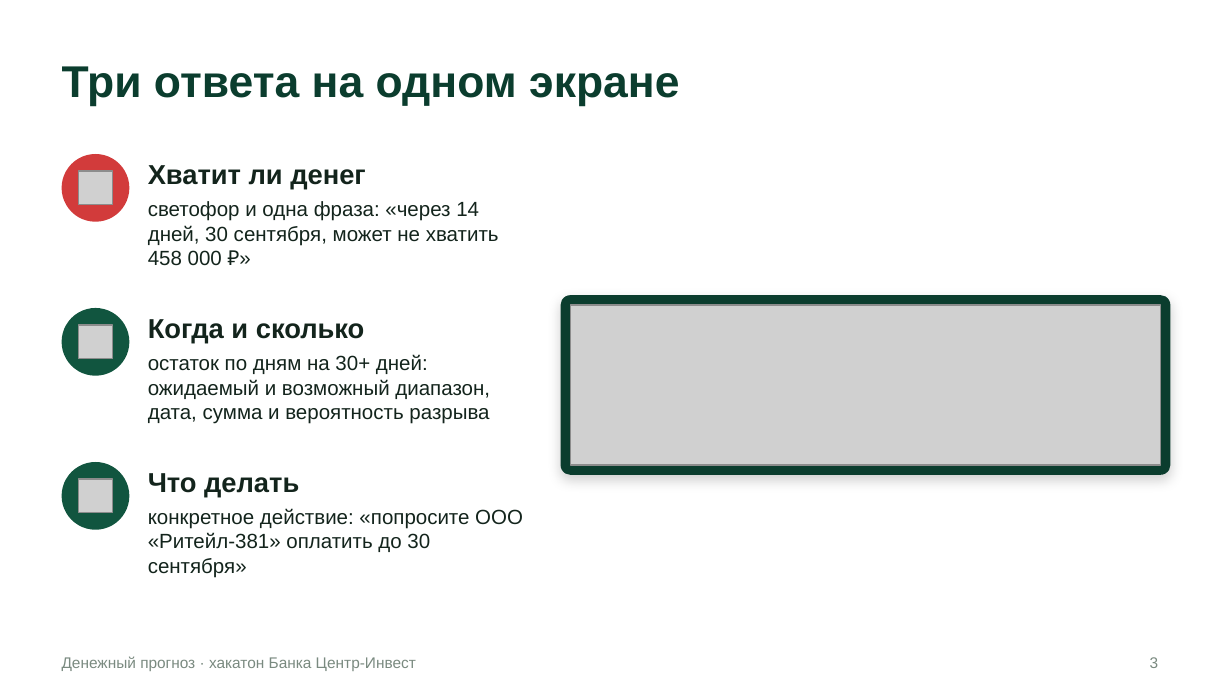
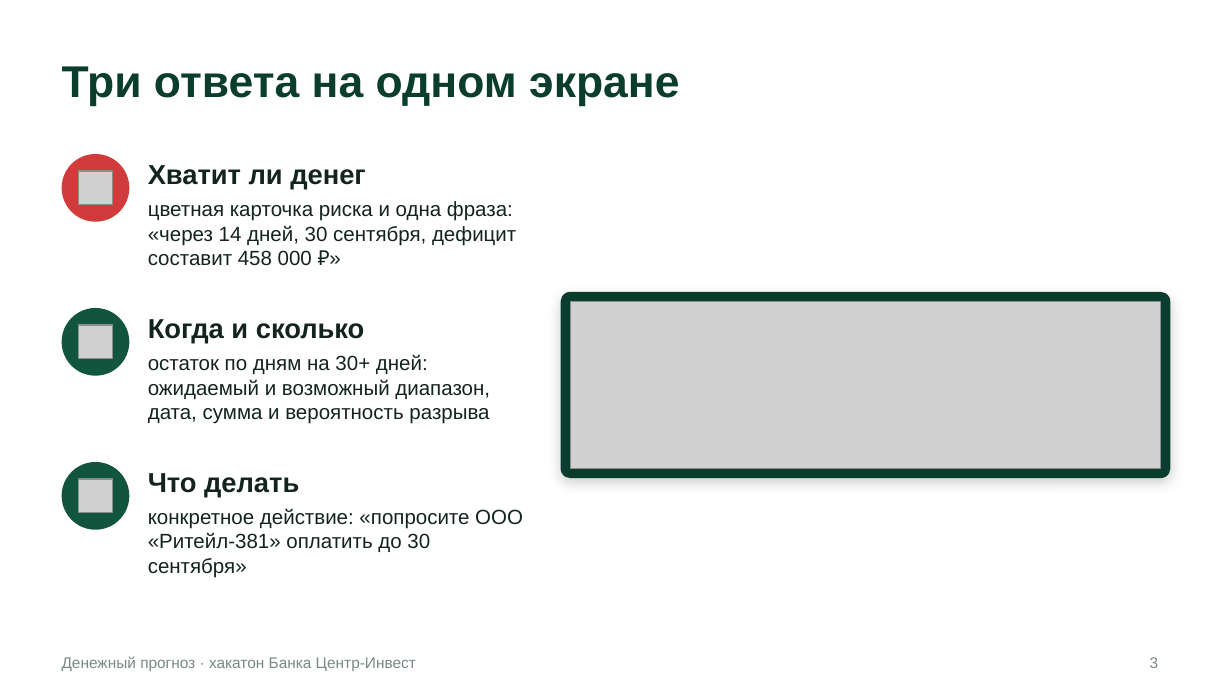
Before and after one commit to VaDex-web/cashflow, a slide deck: slide 3 of docs/presentation.pptx. Drawn at 1232x693 pixels with LibreOffice and Linux fonts; fonts in the diff are those of the drawing; grey boxes stand for pictures. Boxes give left, top, right and bottom in pixels: in the first picture for what was removed or moved away, otherwise in the second. Text is boxed around its words. In the diff, an @@ line names an element or a change of style, - is before the commit and + after.

Commit message:
docs: скриншоты, презентация и PDF под новый дизайн
docs/screens пересняты на новом интерфейсе; на слайдах — новые скриншоты и логотип, формулировки как на экране
(«дефицит составит 458 000 ₽», оранжевая карточка риска вместо светофора); схемы архитектуры, история демо
и отчёт проверки приведены к тем же формулировкам; скрипт скриншотов — под тексты нового интерфейса.

```diff
--- a/docs/presentation.pptx
+++ b/docs/presentation.pptx
@@ text at [148, 201, 516, 266]: text changed @@
-светофор и одна фраза: «через 14 дней, 30 сентября, может не хватить 458 000 ₽»
+цветная карточка риска и одна фраза: «через 14 дней, 30 сентября, дефицит составит 458 000 ₽»
@@ rounded rectangle: place and size @@
-rounded rectangle at [561, 296, 1170, 476]
+rounded rectangle at [561, 292, 1170, 478]
@@ rounded rectangle at [561, 292, 1170, 478]: proportions changed @@
@@ picture: place and size @@
-picture at [570, 306, 1161, 466]
+picture at [570, 302, 1161, 468]
```
Also in this commit, not shown: 3 other slides changed, 23 other files.
